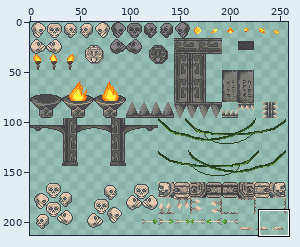
Sprite sheet: Assets/Artwork/Decorative/Deco_1.png. The first picture is a wide view before the edit; the outline marks the close-up.
Close-up. Before the edit:
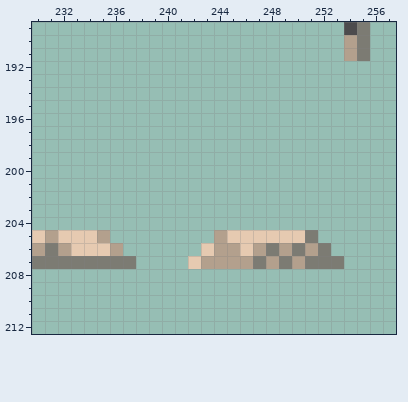
The file is 258x258 pixels. Colours within 5 levels of each other are drawn and written as one. Shown: x 230..257, y 189..212. The wide view leaves out empty margins.
And afterwards:
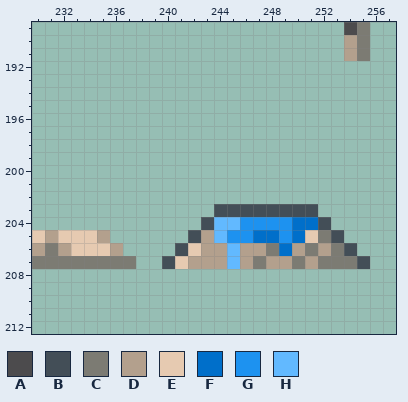
Palette (. is transparent): A #4c4b4d  B #434e57  C #7c7b73  D #b3a08d  E #e6cab1  F #006fca  G #1d92f0  H #62b9ff
The exact change:
Colour B is added in row 203 at x 244 to 251; in row 204 at x 243 and 252; in row 205 at x 242 and 253; in row 206 at x 241 and 254; in row 207 at x 240 and 255.
Colour C is added in row 205 at x 252; in row 206 at x 253; in row 207 at x 254.
Colour C replaces colour D in row 206 at x 251; in row 207 at x 250.
Colour D is added in row 205 at x 243.
Colour D replaces colour C in row 206 at x 250 and 252; in row 207 at x 249 and 251.
Colour D replaces colour E in row 206 at x 243 and 246; in row 207 at x 242.
Colour E is added in row 206 at x 242; in row 207 at x 241.
Colour E replaces colour C in row 205 at x 251.
Colour F is added in row 204 at x 250 to 251.
Colour F replaces colour D in row 206 at x 249.
Colour F replaces colour E in row 205 at x 247 to 248 and 250.
Colour G is added in row 204 at x 246 to 249.
Colour G replaces colour E in row 205 at x 245 to 246 and 249.
Colour H is added in row 204 at x 244 to 245.
Colour H replaces colour D in row 205 at x 244; in rows 206 to 207 at x 245.
